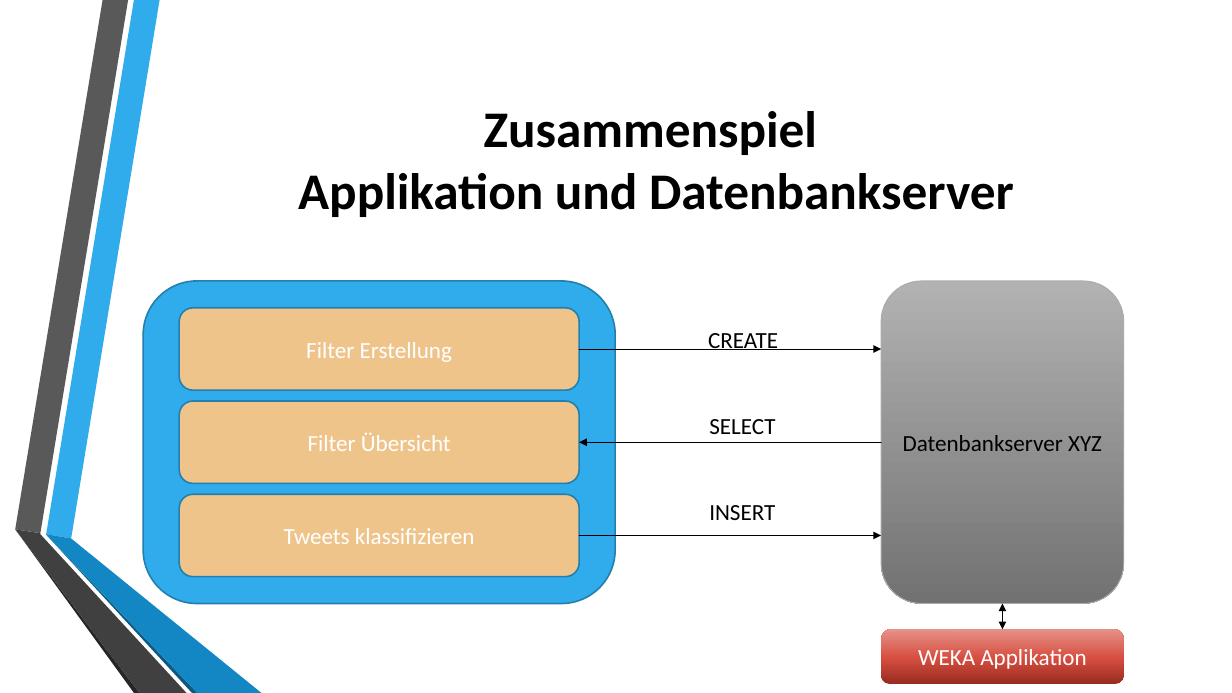
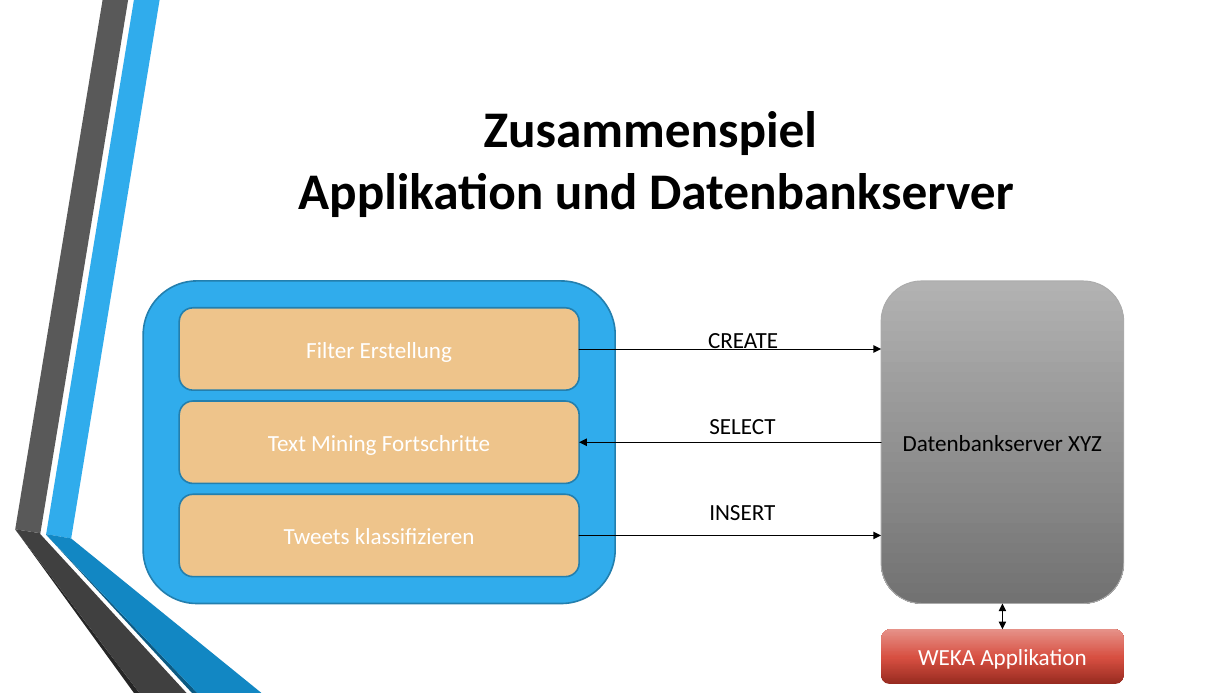
Before and after one commit to apolol92/TweetFarmer, a slide deck: slide 5 of documentation_de/TweetFarmerDB.pptx. Drawn at 1232x693 pixels with LibreOffice and Linux fonts; fonts in the diff are those of the drawing; background and template pictures are left out. Boxes give left, top, right and bottom in pixels: in the first picture for what was removed or moved away, otherwise in the second. Text is boxed around its words. In the diff, an @@ line names an element or a change of style, - is before the commit and + after.

```diff
--- a/documentation_de/TweetFarmerDB.pptx
+++ b/documentation_de/TweetFarmerDB.pptx
@@ text in rounded rectangle at [268, 435, 490, 455]: text changed @@
-Filter Übersicht
+Text Mining Fortschritte
```
Also in this commit, not shown: 8 other files.
